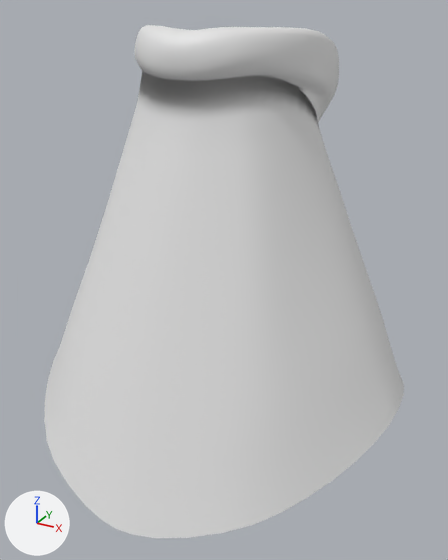
A saved change to the FBX model Assets/Art/Models/Character_Main.fbx.
Camera for both pictures: a 50 mm lens placed at (0.705, -1.277, 1.144), pointed at (0.01, -0.014, 0.512). Arrows for +X, +Y and +Z are at lower left; the lights stay in place. Where no turn or scale is listed for an object, it has been applied to the vertices.

The scene before the commit, as lines of its bpy script (objects in view):
```python
mat_clothing = principled_material('Clothing')
mat_clothing.base_color = (0.8, 0.8, 0.8)  # white #e7e7e7
me_plane = bpy.data.meshes.new('Plane')
me_plane.from_pydata(...)  # 1769 vertices, 1802 faces; spans x -0.476..0.476, y -0.487..0.489, z -0.002..1.109
me_plane.materials.append(mat_clothing)  # white #e7e7e7
ob_body = bpy.data.objects.new('Body', me_plane)
ob_body.location = (0.0, 0.0, 0.0)
```
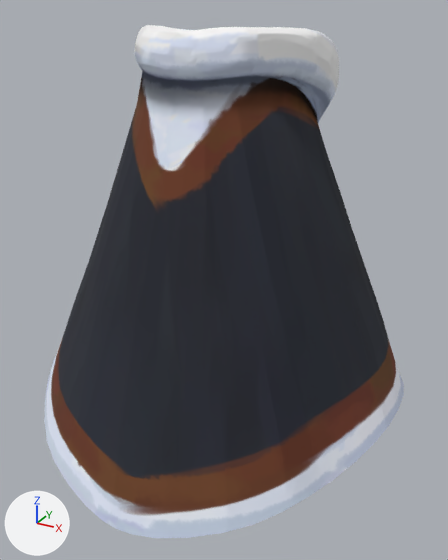
Changed parts and their boxes (x1, y1, x2, y2) in the pictures (448 x 560 px):
'Body', surface changed (grey to black): (44, 25, 404, 538) in both

Edits to the bpy script that builds the scene:
```text
Add img_maincharacter_normals_png:
    img_maincharacter_normals_png = load_image('MainCharacter_Normals.png', '../Materials/Textures/MainCharacter_Normals.png', 1024, 1024, 'Non-Color')
Add img_maincharacter_base_color_png:
    img_maincharacter_base_color_png = load_image('MainCharacter_Base_color.png', '../Materials/Textures/MainCharacter_Base_color.png', 1024, 1024, 'sRGB')
Add img_maincharacter_roughness_png:
    img_maincharacter_roughness_png = load_image('MainCharacter_Roughness.png', '../Materials/Textures/MainCharacter_Roughness.png', 1024, 1024, 'Non-Color')
Change mat_clothing:
    add n2 = _N.new('ShaderNodeTexImage'); n2.name = 'Image Texture'
    add n2.image = img_maincharacter_base_color_png
    add n3 = _N.new('ShaderNodeTexImage'); n3.name = 'Image Texture.001'
    add n3.image = img_maincharacter_roughness_png
    add n4 = _N.new('ShaderNodeTexImage'); n4.name = 'Image Texture.002'
    add n4.image = img_maincharacter_normals_png
    add n5 = _N.new('ShaderNodeNormalMap'); n5.name = 'Normal Map'
    where n0 = _N.new('ShaderNodeBsdfPrincipled'); n0.name = 'Principled BSDF'
    add _L.new(n2.outputs[0], n0.inputs[0])  # 'Color' to 'Base Color'
    add _L.new(n3.outputs[0], n0.inputs[2])  # 'Color' to 'Roughness'
    add _L.new(n4.outputs[0], n5.inputs[1])  # 'Color' to 'Color'
    add _L.new(n5.outputs[0], n0.inputs[5])  # 'Normal' to 'Normal'
```
